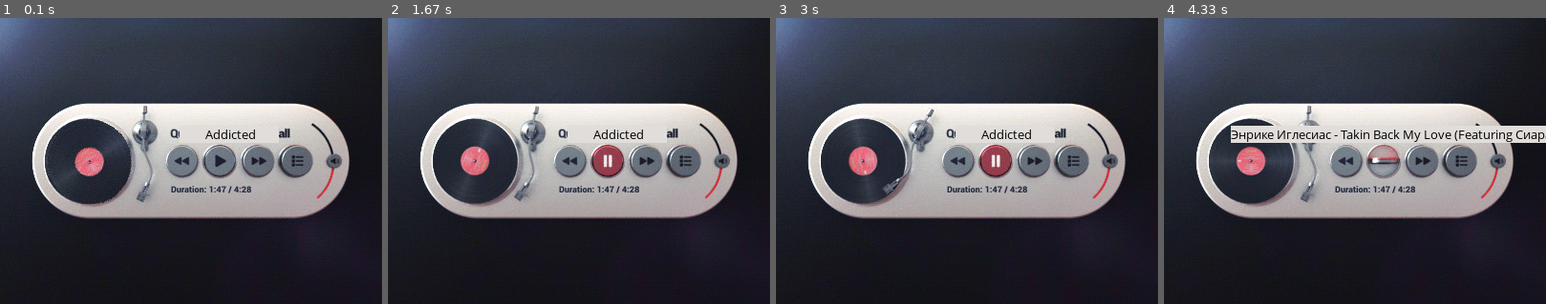
Above: before the commit, frames 1-4 (left to right).
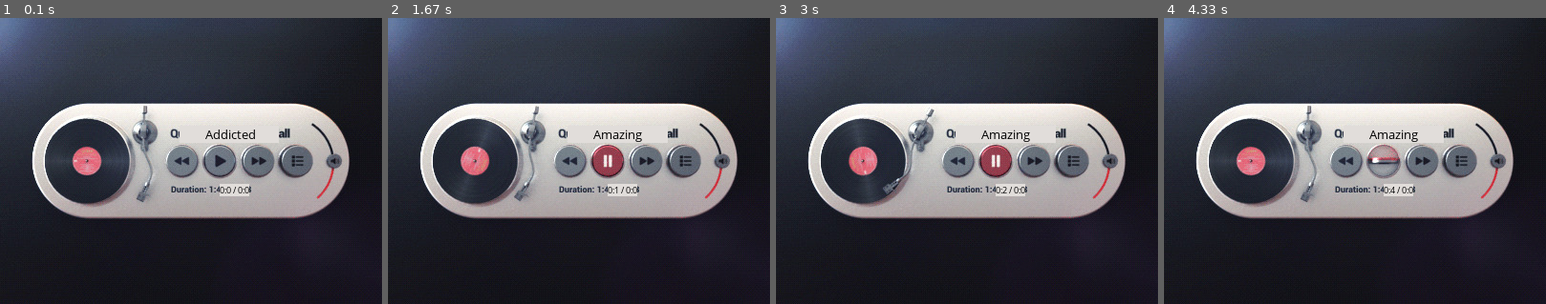
Above: after the commit, the same moments.

Repository: Zhandosalikhanov/python_pr
Game: pygame game, started from LABS/lab7/mus_player.py
Same seed, same stepped clock (60 frames per second), same inputs: the game is played once before the commit and once after it.
Inputs:
- Up to frame 1 (0.1 s): no input
- Up to frame 2 (1.67 s): tap Space at 0.33, 1.23, 1.53 s; hold Up 1.17-1.63 s
- Up to frame 3 (3 s): no input
- Up to frame 4 (4.33 s): hold Left 3.07-3.47 s; tap Space at 3.13, 3.43, 3.57, 3.97, 4.27 s; hold Up 3.5-3.87 s; hold Right from 3.9 s (still down)

The runs differ from the first frame. In frame 1, 1.1% of the frame differs, in the area x 12-66%, y 35-66%; in frame 2, 0.5%; in frame 3, 0.5%; in frame 4, 3.3%, in the area x 17-100%, y 37-63%.

Commit message:
Afternoon commit, ball.py not finished (want to add some physics)

Diff:
--- /dev/null
+++ b/LABS/lab7/ball.py
@@ -0,0 +1,42 @@
+import pygame as pg
+
+def main():
+    dim = w, h = 600, 360
+    surface = pg.display.set_mode(dim)
+
+    ball = pg.image.load('data/red_ball.png').convert_alpha()
+    ballrect = ball.get_rect()
+    wall = pg.image.load('data/wall.jpg')
+
+    F_aply = pg.math.Vector2()
+    F_grav = pg.math.Vector2()
+    F_norm = pg.math.Vector2()
+
+    fps = pg.time.Clock()
+    going = True
+
+    while going:
+        for e in pg.event.get():
+            if e.type == pg.QUIT:
+                going = False
+            if e.type == pg.KEYDOWN:
+                if e.key == pg.K_UP:
+                if e.key == pg.K_DOWN:
+                if e.key == pg.K_RIGHT:
+                if e.key == pg.K_LEFT:
+
+        if ballrect.left < 0:
+        if ballrect.right > w:
+        if ballrect.top < 0:
+        if ballrect.bottom > (h - 102):
+
+
+        fps.tick(60)
+        surface.blit(wall, (0, 0))
+        surface.blit(ball, ballrect)
+        pg.display.flip()
+
+if __name__ == '__main__':
+    pg.init()
+    main()
+    pg.quit()
--- a/LABS/lab7/mus_player.py
+++ b/LABS/lab7/mus_player.py
@@ -1,6 +1,6 @@
 import os, pygame as pg
+from mutagen.mp3 import MP3
 from pygame.mixer import music
-from datetime import datetime
 
 def turn_on(surface):
     fps = pg.time.Clock()
@@ -8,7 +8,7 @@
             screen = pg.image.load('data/frames/f (' + str(i) + ').jpg')
             surface.blit(screen, (0, 0))
             surface.blit(name_text, pos)
-            # surface.blit(name_time, time_pos)
+            surface.blit(name_time, time_pos)
             pg.display.flip()
             fps.tick(50)
 
@@ -18,7 +18,7 @@
             screen = pg.image.load('data/frames/f (' + str(i) + ').jpg')
             surface.blit(screen, (0, 0))
             surface.blit(name_text, pos)
-            # surface.blit(name_time, time_pos)
+            surface.blit(name_time, time_pos)
             pg.display.flip()
             fps.tick(50)
 
@@ -42,18 +42,21 @@
 
     global songs
     songs = []
-    for song in os.listdir('data/songs'):
-        songs.append('data/songs/' + song)
+    song_sizes = { }
+    for s in os.listdir('data/songs'):
+        song = 'data/songs/' + s
+        songs.append(song)
+        music.load(song)
+        size = int(MP3(song).info.length)
+        song_sizes.update({song : size})
 
     s = len(songs)
-
 
     icon = pg.image.load('data/mus_icon.png').convert_alpha()
     disk = pg.image.load('data/disk.png').convert_alpha()
     player = pg.image.load('data/no_disk.png').convert_alpha()
     bcg = pg.image.load('data/frames/f (1).jpg')
 
-    surface.blit(bcg, (0, 0))
     pg.display.set_icon(icon)
     pg.display.set_caption('Music player')
 
@@ -63,6 +66,7 @@
 
     cur_song = 0
     cur_vol = 0.1
+    music.load(songs[cur_song % s])
     music.set_volume(cur_vol)
     On = False
     Paused = False
@@ -73,23 +77,21 @@
 
     fps = pg.time.Clock()
     going = True
-    start = 0
 
     while going:
 
-        #global name_time, time_pos
-        # song_size = (pg.mixer.Sound(songs[cur_song % s])).get_length()
-        # duration = 'Duration: ' + str(int((music.get_pos() * 1000) % 60)) + ':' + str(abs((music.get_pos() * 1000) // 60)) + '/' + str(int(song_size // 60))
-        # time_pos = (223 - name_time.get_width() // 2, 180 - name_time.get_height() // 2)
-        # name_time = time_font.render(duration, True, 0, (225, 221, 218))
-        # time_font = pg.font.SysFont("comicsansms", 12)
+        global name_time, time_pos
+        min = int((music.get_pos() // 1000) / 60)
+        sec = int(music.get_pos() // 1000) % 60
+        duration = str(min) + ':' + str(sec) + ' / ' + str(int(song_sizes[songs[cur_song % s]] / 60)) + ':' + str(int(song_sizes[songs[cur_song % s]] % 60))
+        time_font = pg.font.SysFont("comicsansms", 10)
+        name_time = time_font.render(duration, True, 0, (225, 221, 218))
+        time_pos = (245 - name_time.get_width() // 2, 180 - name_time.get_height() // 2)
 
         global name_text, pos
         name_font = pg.font.SysFont("comicsansms", 14)
-
         song_name = os.path.split(songs[cur_song % s])[1][:-4]
         song_name = song_name.center(25)
-
         name_text = name_font.render(song_name, True, 0, (225, 221, 218))
         pos = (240 - name_text.get_width() // 2, 122 - name_text.get_height() // 2)
 
@@ -117,7 +119,6 @@
                 V_down = True
 
         if On and not music.get_busy():
-            music.load(songs[cur_song % s])
             if Paused:
                 music.unpause()
             else:
@@ -129,8 +130,14 @@
             angle -= 10
 
         if not On and music.get_busy():
+            Paused = True
             music.pause()
-            Paused = True
+
+        if not On and not music.get_busy():
+            surface.blit(bcg, (0, 0))
+
+        if music.get_pos() / 1000 > song_sizes[songs[cur_song % s]] and music.get_busy():
+            Next = True
 
         if Next:
             Next = False
@@ -145,17 +152,17 @@
             music.load(songs[cur_song % s])
 
         if V_up:
+            V_up = False
             cur_vol += 0.1
             music.set_volume(cur_vol)
-            V_up = False
 
         if V_down:
+            V_down = False
             cur_vol -= 0.1
             music.set_volume(cur_vol)
-            V_down = False
 
         surface.blit(name_text, pos)
-        # surface.blit(name_time, time_pos)
+        surface.blit(name_time, time_pos)
         pg.display.flip()
         fps.tick(60)
 
--- a/LABS/lab7/red_ball.py
+++ /dev/null
@@ -1,9 +0,0 @@
-import pygame as pg
-
-def main():
-    d = 1
-
-if __name__ == '__main__':
-    pg.init()
-    main()
-    pg.quit()
--- a/MyGames/simple_ones/bounc_ball.py
+++ b/MyGames/simple_ones/bounc_ball.py
@@ -4,7 +4,7 @@
 size = width, height = 800, 350
 speed = [3, 3]
 black = 0, 0, 0
-
+fps = pygame.time.Clock()
 screen = pygame.display.set_mode(size)
 
 ball = pygame.image.load(r"C:\Users\User\OneDrive\Рабочий стол\python_pr\MyGames\simple_ones\data\ball.jpg")
@@ -14,11 +14,12 @@
     for event in pygame.event.get():
         if event.type == pygame.QUIT: sys.exit()
 
-        ballrect = ballrect.move(speed)
-        if ballrect.left < 0 or ballrect.right > width:
-            speed[0] = -speed[0]
-        if ballrect.top < 0 or ballrect.height > height or ballrect.bottom > height:
-            speed[1] = -speed[1]
-        screen.fill(black)
-        screen.blit(ball, ballrect)
-        pygame.display.flip()
+    ballrect = ballrect.move(speed)
+    if ballrect.left < 0 or ballrect.right > width:
+        speed[0] = -speed[0]
+    if ballrect.top < 0 or ballrect.height > height or ballrect.bottom > height:
+        speed[1] = -speed[1]
+    screen.fill(black)
+    screen.blit(ball, ballrect)
+    pygame.display.flip()
+    fps.tick(60)
--- a/MyGames/simple_ones/monkey.py
+++ b/MyGames/simple_ones/monkey.py
@@ -1,5 +1,6 @@
 import os
 import pygame as pg
+import random
 
 if not pg.font:
     print("Error: Fonts disabled")
@@ -70,7 +71,7 @@
         screen = pg.display.get_surface()
         self.area = screen.get_rect()
         self.rect.topleft = 10, 90
-        self.move = 18
+        self.move = 20
         self.dizzy = False
 
     def update(self):
@@ -82,8 +83,12 @@
     def _walk(self):
         newPos = self.rect.move((self.move, 0))
         if not self.area.contains(newPos):
-            if self.rect.left < self.area.left or self.rect.right > self.area.right:
-                self.move = -self.move
+            if self.rect.left < self.area.left:
+                self.move = random.random() * 100
+                newPos = self.rect.move((self.move, 0))
+                self.image = pg.transform.flip(self.image, True, False)
+            if self.rect.right > self.area.right:
+                self.move = -random.random() * 100
                 newPos = self.rect.move((self.move, 0))
                 self.image = pg.transform.flip(self.image, True, False)
         self.rect = newPos
@@ -108,7 +113,7 @@
 if __name__ == '__main__':
     pg.init()
 
-    screen = pg.display.set_mode((1500, 500), pg.SCALED)
+    screen = pg.display.set_mode((1500 * 2, 500))
     pg.display.set_caption("Monke! Monke! Monke!")
     pg.mouse.set_visible(False)
 
--- /dev/null
+++ b/MyGames/simple_ones/test.py
@@ -0,0 +1,53 @@
+import math, random, pygame as pg
+
+class Ball():
+    def __init__(circle, pos, radius, speed= 0, angle= 0):
+        circle.x = pos[0]
+        circle.y = pos[1]
+        circle.radius = radius
+        circle.colour = pg.Color('red')
+        circle.thickness = 2
+        circle.speed = speed
+        circle.angle = angle
+
+    def move(self):
+        self.x += math.sin(self.angle) * self.speed
+        self.y -= math.cos(self.angle) * self.speed
+
+    def display(self, screen):
+        pg.draw.circle(screen, self.colour, (self.x, self.y), self.radius, self.thickness)
+
+def main():
+    dim = w, h, = 400, 300
+    surface = pg.display.set_mode(dim)
+
+    n = 10
+    balls = []
+    for i in range(n):
+        radius = random.randint(10, 20)
+        x = random.uniform(radius, w - radius)
+        y = random.uniform(radius, h - radius)
+
+        balls.append(Ball((x, y), radius, random.random(), random.uniform(0, math.pi * 2)))
+
+    going = True
+    fps = pg.time.Clock()
+    while going:
+
+        for e in pg.event.get():
+            if e.type == pg.QUIT:
+                going = False
+
+        surface.fill(0)
+        for i in balls:
+            i.move()
+            i.display(surface)
+
+        pg.display.flip()
+        fps.tick(60)
+
+
+if __name__ == '__main__':
+    pg.init()
+    main()
+    pg.quit()
--- a/errors.py
+++ b/errors.py
@@ -35,13 +35,6 @@
     print(m_val, '+-(', 2.8, '*', st_dev, ') =',
             m_val, '+-', 2.8 * st_dev, '\n')
 
-# Питон это худший язык
-# Для таких вещей
-# Господи, какой же он убогий
-# Давно бы на С++ это все сделал
-# Гораздо красивее
-# Столько времени потратил..
-
 if __name__ == '__main__':
 
     print("Enter values:")
Binary file added: LABS/lab7/data/red_ball.png
Binary file added: LABS/lab7/data/wall.jpg
Empty file added: LABS/lab7/test.py
Not shown, changed: LABS/lab7/data/songs/Addicted.mp3
Not shown, added: LABS/lab7/data/songs/Piano Melody.mp3
Not shown, added: LABS/lab7/data/songs/animirovannaya-korotkaya-melodiya-uspokaivayuschaya-plenka-golovyi-plavnyiy-fonovyiy-zvuk-43393.mp3
Not shown, added: LABS/lab7/data/songs/byistraya-ruchnaya-migayuschaya-karta-vibrato-guchjen-melodiya-zvuk-pistoleta-98k-korotkiy-saundtrek-38185.mp3
Not shown, added: LABS/lab7/data/songs/efirnaya-atmosfera-otkryitiya-shokiruyuschiy-korotkiy-melodichnyiy-fon-42457.mp3
Not shown, added: LABS/lab7/data/songs/film-i-televidenie-legkaya-melodiya-otkryivayuschiy-korotkiy-saundtrek-37773.mp3
Not shown, added: LABS/lab7/data/songs/grustnaya-i-krasivaya-otkryivayuschayasya-korotkaya-melodiya-elegantnyiy-fonovyiy-zvuk-38210.mp3
Not shown, added: LABS/lab7/data/songs/korotkaya-melodiya-veseloe-otkryitie-animirovannyiy-fonovyiy-zvuk-igryi-40627.mp3
Not shown, added: LABS/lab7/data/songs/marimba-muzyikalnyiy-instrument-vyisokochastotnaya-korotkaya-melodiya-43375.mp3
(and 6 more such lines)
